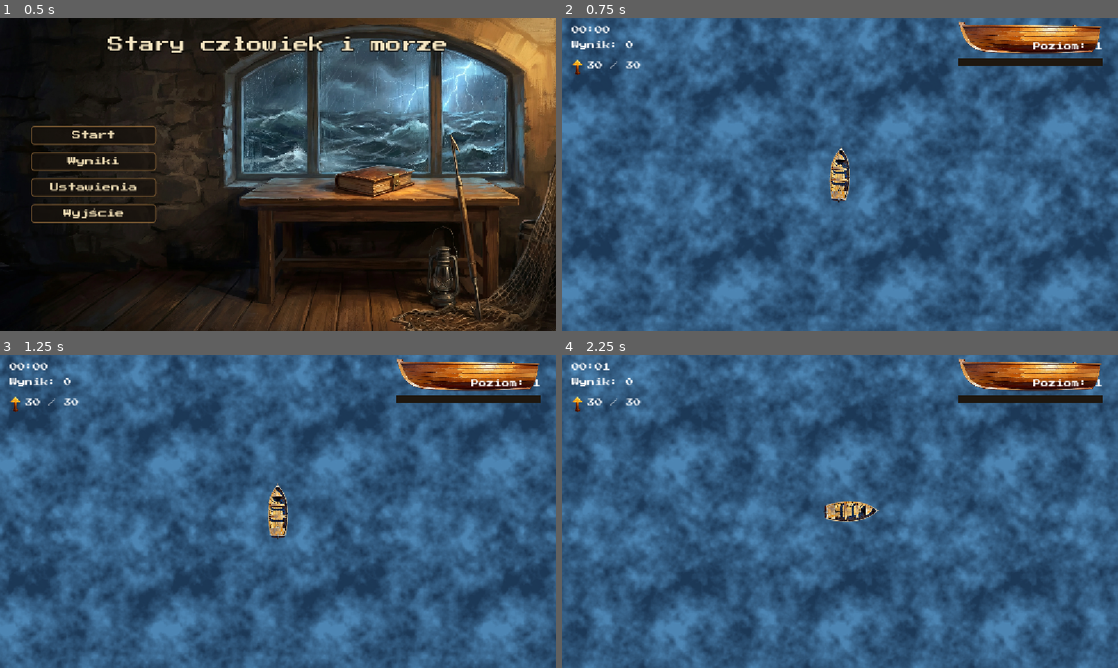
Above: before the commit, frames 1-4 (two rows, left to right).
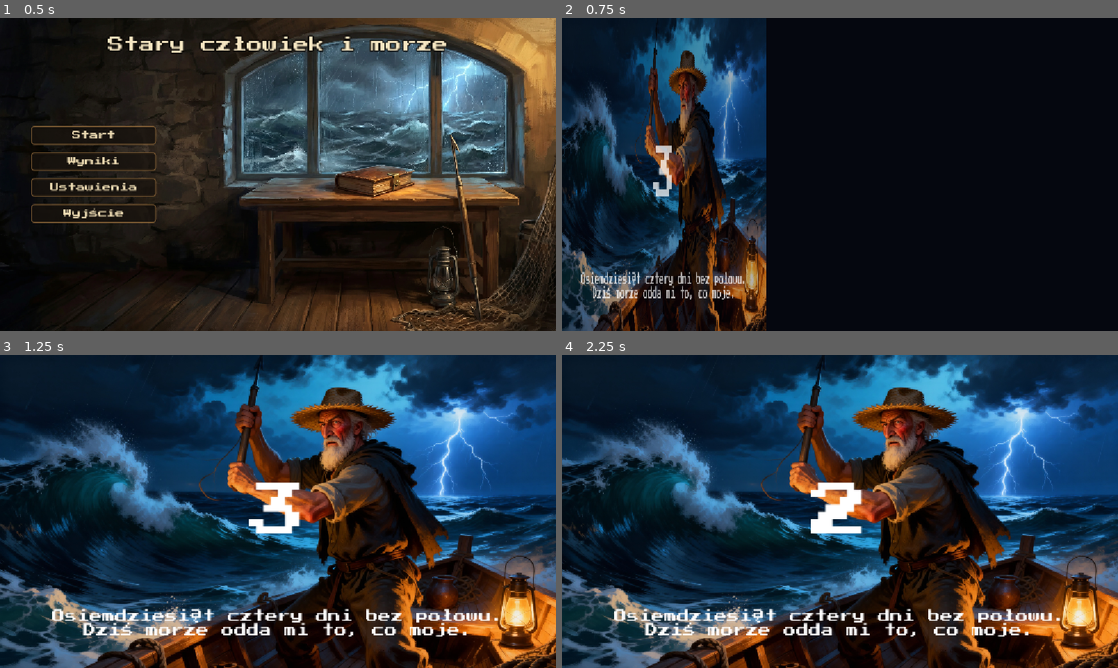
Above: after the commit, the same moments.

Repository: stap1/SCIM
Game: Godot game, scene res://scenes/MainMenu.tscn
Two runs of this game, one before a commit and one after it. Both use one fixed random seed, a clock stepped at 60 frames per second and the inputs below.
Inputs (mouse positions are in pixels of both pictures, inside the frame that each line leads up to):
- Up to frame 1 (0.5 s): no input
- Up to frame 2 (0.75 s): click "Start" at 0.5 s
- Up to frame 3 (1.25 s): no input
- Up to frame 4 (2.25 s): tap Enter at 1.25 s; move the mouse to (962, 495) at 1.27 s; hold D (move_right) 1.28-2 s; hold Shift 1.28-2 s; click (962, 495) at 1.42 s; drag from (728, 527) to (856, 511) at 2.02 s

Frame 1 is identical in both runs. In frame 2, 98% of the frame differs, in the area x 0-100%, y 0-100%; in frame 3, 95%; in frame 4, 96%.

Commit message:
B3: intro Santiago (losowy portret + page-turn + syrena)
- overlay ALWAYS w Main: losuje portret z assets/splash, odlicza 3-2-1
- wejscie/wyjscie animowane jak przewracana strona (komiks/ksiazka), reduce_flashing -> fade
- na koniec odliczania syrena portowa, potem zdjecie pauzy + intro_finished
- pauza przez get_tree().paused (czas gry nie biegnie); bezpiecznik _exit_tree
- pick_portrait_index do testu; test_intro_overlay.gd

Co-Authored-By: Claude Opus 4.8 <noreply@anthropic.com>

Diff:
--- a/scenes/Main.tscn
+++ b/scenes/Main.tscn
@@ -14,6 +14,7 @@
 [ext_resource type="Texture2D" uid="uid://0ukss2dgy3ce" path="res://assets/water_normal.png" id="13_wnormal"]
 [ext_resource type="Script" path="res://scripts/systems/water_background.gd" id="14_waterbg"]
 [ext_resource type="PackedScene" path="res://scenes/ui/dialogue_banner.tscn" id="15_dlgbanner"]
+[ext_resource type="PackedScene" path="res://scenes/ui/santiago_intro.tscn" id="16_intro"]
 
 [sub_resource type="ShaderMaterial" id="ShaderMaterial_water"]
 shader = ExtResource("9_water")
@@ -61,3 +62,5 @@
 [node name="PauseMenu" parent="." unique_id=811916830 instance=ExtResource("10_pause")]
 
 [node name="DialogueBanner" parent="." instance=ExtResource("15_dlgbanner")]
+
+[node name="SantiagoIntro" parent="." instance=ExtResource("16_intro")]
--- /dev/null
+++ b/scenes/ui/santiago_intro.tscn
@@ -0,0 +1,56 @@
+[gd_scene load_steps=2 format=3]
+
+[ext_resource type="Script" path="res://scripts/ui/santiago_intro.gd" id="1_intro"]
+
+[node name="SantiagoIntro" type="CanvasLayer"]
+layer = 100
+process_mode = 3
+script = ExtResource("1_intro")
+
+[node name="Bg" type="ColorRect" parent="."]
+anchors_preset = 15
+anchor_right = 1.0
+anchor_bottom = 1.0
+mouse_filter = 2
+color = Color(0.02, 0.03, 0.06, 1)
+
+[node name="Page" type="Control" parent="."]
+anchors_preset = 15
+anchor_right = 1.0
+anchor_bottom = 1.0
+mouse_filter = 2
+
+[node name="Portrait" type="TextureRect" parent="Page"]
+anchors_preset = 15
+anchor_right = 1.0
+anchor_bottom = 1.0
+mouse_filter = 2
+expand_mode = 1
+stretch_mode = 6
+
+[node name="Countdown" type="Label" parent="Page"]
+anchor_left = 0.5
+anchor_top = 0.5
+anchor_right = 0.5
+anchor_bottom = 0.5
+offset_left = -80.0
+offset_top = -90.0
+offset_right = 80.0
+offset_bottom = 90.0
+theme_override_font_sizes/font_size = 120
+horizontal_alignment = 1
+vertical_alignment = 1
+text = "3"
+
+[node name="Line" type="Label" parent="Page"]
+anchor_top = 1.0
+anchor_right = 1.0
+anchor_bottom = 1.0
+offset_left = 80.0
+offset_top = -140.0
+offset_right = -80.0
+offset_bottom = -44.0
+theme_override_font_sizes/font_size = 26
+horizontal_alignment = 1
+vertical_alignment = 1
+autowrap_mode = 3
--- /dev/null
+++ b/scripts/ui/santiago_intro.gd
@@ -0,0 +1,113 @@
+class_name SantiagoIntro
+extends CanvasLayer
+
+# Intro nowej gry: overlay (PROCESS_MODE_ALWAYS) pokazuje LOSOWY portret Santiago,
+# odlicza 3-2-1, na koniec gra syrene portowa i odslania rozgrywke. Wejscie i wyjscie
+# animowane jak przewracana strona komiksu/ksiazki (page-turn).
+#
+# PAUZA: get_tree().paused = true trzyma cala gre (Main jest pausable, wiec jego _process
+# i GameState.add_time stoja - czas gry NIE rosnie przez intro). Overlay jest ALWAYS, wiec
+# jego Tween/odliczanie graja mimo pauzy. Pauza zdejmowana DOPIERO po animacji wyjscia.
+
+signal intro_finished
+
+@onready var bg: ColorRect = get_node_or_null("Bg")
+@onready var page: Control = get_node_or_null("Page")
+@onready var portrait: TextureRect = get_node_or_null("Page/Portrait")
+@onready var countdown_label: Label = get_node_or_null("Page/Countdown")
+@onready var line_label: Label = get_node_or_null("Page/Line")
+
+var _finished: bool = false
+# Redukcja migotania (dostepnosc): bez efektownego obracania strony - lagodny fade.
+var _reduce: bool = false
+
+func _ready() -> void:
+	process_mode = Node.PROCESS_MODE_ALWAYS
+	_load_random_portrait()
+	if line_label:
+		line_label.text = NarrativeData.INTRO
+	_start_intro()
+
+# --- Losowanie portretu ---
+func _load_random_portrait() -> void:
+	var paths := _available_portraits()
+	var idx := pick_portrait_index(paths.size(), randi())
+	if idx >= 0 and portrait:
+		portrait.texture = load(paths[idx])
+
+# Portrety realnie istniejace (assety opcjonalne - brak pliku nie crashuje).
+static func _available_portraits() -> Array[String]:
+	var out: Array[String] = []
+	for p in NarrativeData.SANTIAGO_PORTRAITS:
+		if ResourceLoader.exists(p):
+			out.append(p)
+	return out
+
+# Czysta funkcja: indeks losowego portretu (lub -1 gdy pula pusta), deterministycznie wg seeda.
+static func pick_portrait_index(count: int, rng_seed: int) -> int:
+	if count <= 0:
+		return -1
+	var rng := RandomNumberGenerator.new()
+	rng.seed = rng_seed
+	return rng.randi_range(0, count - 1)
+
+# --- Sekwencja intro (jeden Tween, gra mimo pauzy bo overlay = ALWAYS) ---
+func _start_intro() -> void:
+	get_tree().paused = true
+	_reduce = not SettingsStore.should_flash(SettingsStore.reduce_flashing)
+	_set_page(0.0)
+	_set_countdown(3)
+	var tw := create_tween()
+	tw.tween_method(_set_page, 0.0, 1.0, GameConfig.INTRO_PAGE_TURN_TIME)
+	tw.tween_interval(GameConfig.INTRO_COUNTDOWN_STEP)
+	tw.tween_callback(_set_countdown.bind(2))
+	tw.tween_interval(GameConfig.INTRO_COUNTDOWN_STEP)
+	tw.tween_callback(_set_countdown.bind(1))
+	tw.tween_interval(GameConfig.INTRO_COUNTDOWN_STEP)
+	# Koniec odliczania: syrena portowa + przewrocenie strony odslaniajace rozgrywke.
+	tw.tween_callback(func() -> void: AudioManager.play_sfx("port_siren"))
+	tw.tween_method(_set_page_out, 0.0, 1.0, GameConfig.INTRO_PAGE_TURN_TIME)
+	tw.tween_callback(_finish)
+
+func _set_countdown(n: int) -> void:
+	if countdown_label:
+		countdown_label.text = str(n)
+
+# Page-turn IN (0->1): strona "kladzie sie" od grzbietu (lewa krawedz).
+func _set_page(t: float) -> void:
+	if page == null:
+		return
+	page.pivot_offset = Vector2(0.0, page.size.y * 0.5)
+	if _reduce:
+		page.scale = Vector2.ONE
+		page.modulate.a = t
+	else:
+		page.scale = Vector2(t, 1.0)
+		page.modulate.a = clampf(t * 2.0, 0.0, 1.0)
+
+# Page-turn OUT (0->1): strona odchyla sie i ciemne tlo gasnie, odslaniajac gre.
+func _set_page_out(t: float) -> void:
+	if bg:
+		bg.color.a = 1.0 - t
+	if page == null:
+		return
+	page.pivot_offset = Vector2(0.0, page.size.y * 0.5)
+	if _reduce:
+		page.modulate.a = 1.0 - t
+	else:
+		page.scale = Vector2(1.0 - t, 1.0)
+		page.modulate.a = 1.0 - clampf(t * 1.5, 0.0, 1.0)
+
+func _finish() -> void:
+	if _finished:
+		return
+	_finished = true
+	get_tree().paused = false
+	intro_finished.emit()
+	queue_free()
+
+# Bezpiecznik: jesli overlay znika przed koncem intro (zmiana sceny / restart / test),
+# nie zostawiaj gry zapauzowanej.
+func _exit_tree() -> void:
+	if not _finished and get_tree() != null:
+		get_tree().paused = false
--- /dev/null
+++ b/test/test_intro_overlay.gd
@@ -0,0 +1,42 @@
+extends GutTest
+
+# B3: intro Santiago - losowanie portretu, pauza na starcie, zdjecie pauzy + sygnal po koncu.
+
+const IntroScene := preload("res://scenes/ui/santiago_intro.tscn")
+const Intro := preload("res://scripts/ui/santiago_intro.gd")
+
+func after_each() -> void:
+	# Bezpiecznik: zaden test nie zostawia drzewa zapauzowanego.
+	if get_tree().paused:
+		get_tree().paused = false
+
+func test_pick_index_empty_pool() -> void:
+	assert_eq(Intro.pick_portrait_index(0, 123), -1, "pusta pula -> -1")
+
+func test_pick_index_in_range_and_deterministic() -> void:
+	var a := Intro.pick_portrait_index(4, 777)
+	var b := Intro.pick_portrait_index(4, 777)
+	assert_eq(a, b, "ten sam seed -> ten sam indeks")
+	assert_between(a, 0, 3, "indeks w zakresie [0,3]")
+
+func test_portraits_available() -> void:
+	assert_eq(Intro._available_portraits().size(), 4, "4 portrety realnie dostepne")
+
+func test_overlay_always_process_and_pauses() -> void:
+	var overlay = IntroScene.instantiate()
+	add_child_autofree(overlay)
+	assert_eq(overlay.process_mode, Node.PROCESS_MODE_ALWAYS, "overlay ma PROCESS_MODE_ALWAYS")
+	assert_true(get_tree().paused, "intro pauzuje gre na starcie")
+	# Reczne zakonczenie (bez czekania calej sekwencji) zdejmuje pauze i emituje sygnal.
+	watch_signals(overlay)
+	overlay._finish()
+	assert_signal_emitted(overlay, "intro_finished", "emituje intro_finished")
+	assert_false(get_tree().paused, "po zakonczeniu zdejmuje pauze")
+
+func test_exit_before_finish_unpauses() -> void:
+	# Symuluje zmiane sceny w trakcie intro: overlay znika bez _finish -> nie zostawia pauzy.
+	var overlay = IntroScene.instantiate()
+	add_child(overlay)
+	assert_true(get_tree().paused, "intro zapauzowalo")
+	overlay.free()
+	assert_false(get_tree().paused, "_exit_tree zdjal pauze mimo braku _finish")
Not shown, added: scripts/ui/santiago_intro.gd.uid
Not shown, added: test/test_intro_overlay.gd.uid
